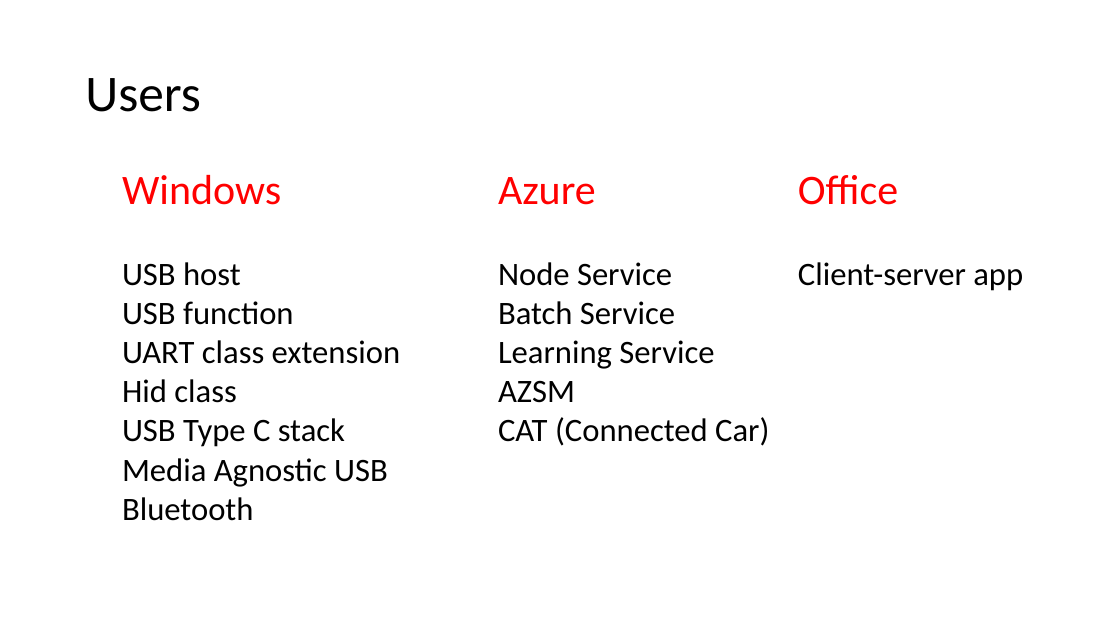
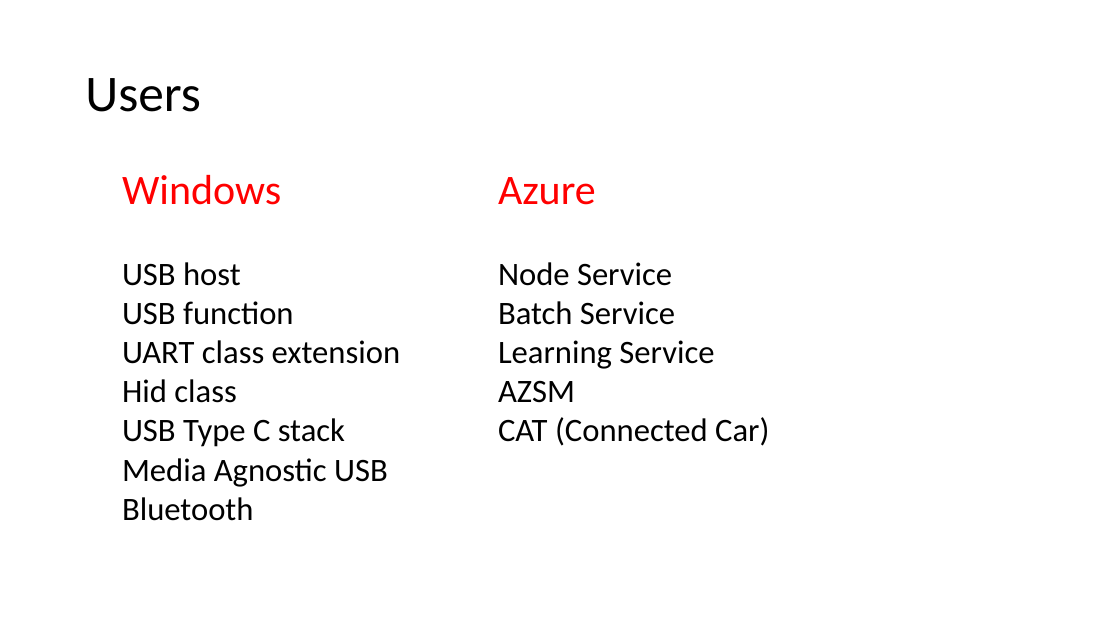
Before and after one commit to p-org/P, a slide deck: slide 8 of Tutorial/P-tutorial.pptx. Drawn at 1120x630 pixels with LibreOffice and Linux fonts; fonts in the diff are those of the drawing. Boxes give left, top, right and bottom in pixels: in the first picture for what was removed or moved away, otherwise in the second. Text is boxed around its words. In the diff, an @@ line names an element or a change of style, - is before the commit and + after.

```diff
--- a/Tutorial/P-tutorial.pptx
+++ b/Tutorial/P-tutorial.pptx
@@ text removed at (x1=798, y1=175, x2=1023, y2=291) @@
-Office
-Client-server app
```
Also in this commit, not shown: 1 other slide changed, 6 other files.
